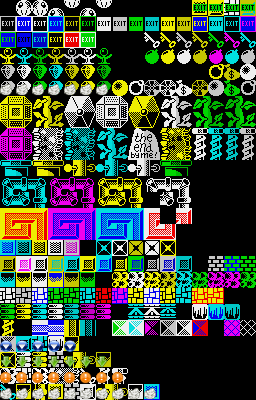
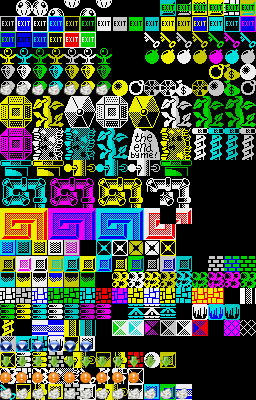
Two versions of the same layered image (256x400). Layer-by-layer changes:
painted on "Слой" over [80, 4, 191, 400]
painted on "tiles.png" over [80, 0, 256, 400]
